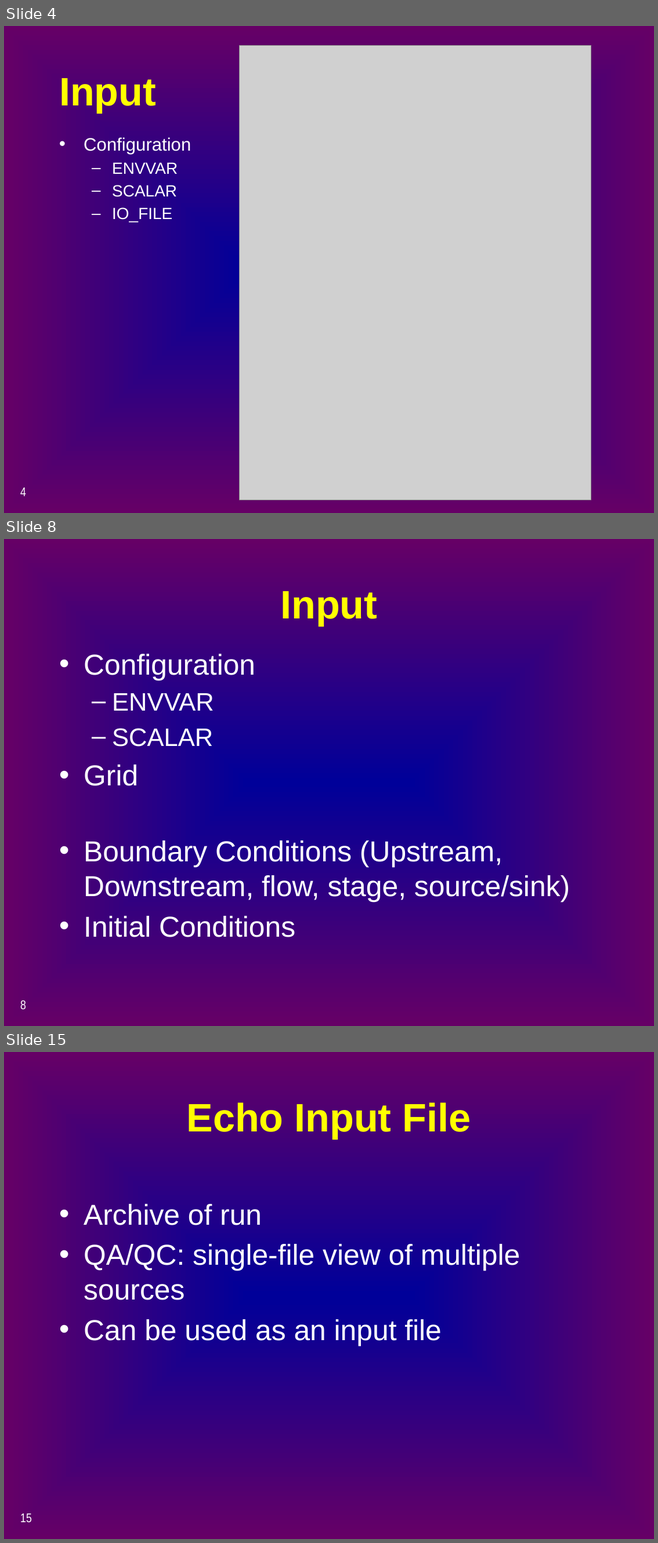
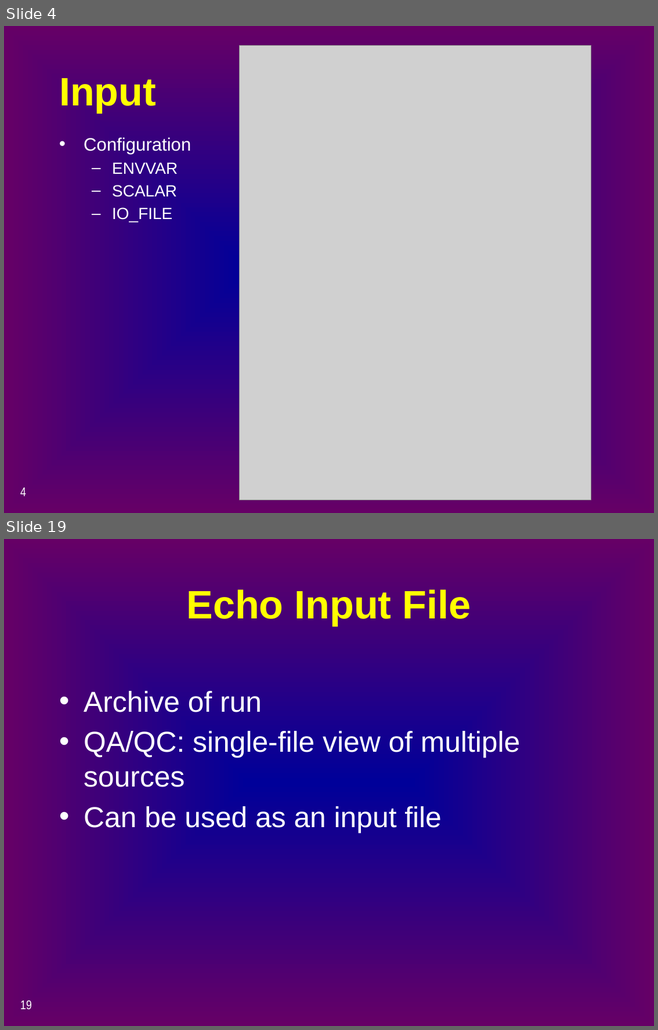
Before and after one commit to CADWRDeltaModeling/dsm2, a slide deck: dsm2/presentations/p4_simulation_data.pptx. Shown one above the other, each under a label of ours: slides 4, 8 and 15 before the commit, slides 4 and 19 after it; the slides between them are not shown. The pictures are 658x1543 and 658x1030 pixels, drawn with LibreOffice and Linux fonts; fonts in the diff are those of the drawing; grey boxes stand for pictures. Boxes give left, top, right and bottom in pixels: in the first picture for what was removed or moved away, otherwise in the second. Text is boxed around its words. In the diff, an @@ line names an element or a change of style, - is before the commit and + after.

```diff
--- a/dsm2/presentations/p4_simulation_data.pptx
+++ b/dsm2/presentations/p4_simulation_data.pptx
@@ slide 8 removed at [4, 539, 654, 1026], background gradient #000099 to #660066 @@
@@ title removed at [280, 591, 377, 625] @@
-Input
@@ text removed at [83, 654, 570, 937] @@
-• Configuration
-  – ENVVAR
-  – SCALAR
-• Grid
-• Boundary Conditions (Upstream, Downstream, flow, stage, source/sink)
-• Initial Conditions
@@ page number removed at [20, 1000, 26, 1010] @@
-8
@@ what was slide 15 is now slide 19 @@
@@ page number at [20, 1000, 32, 1010]: text changed @@
-15
+19
```
Also in this commit, not shown: 11 slides changed, 6 slides added, 1 other slide removed.
